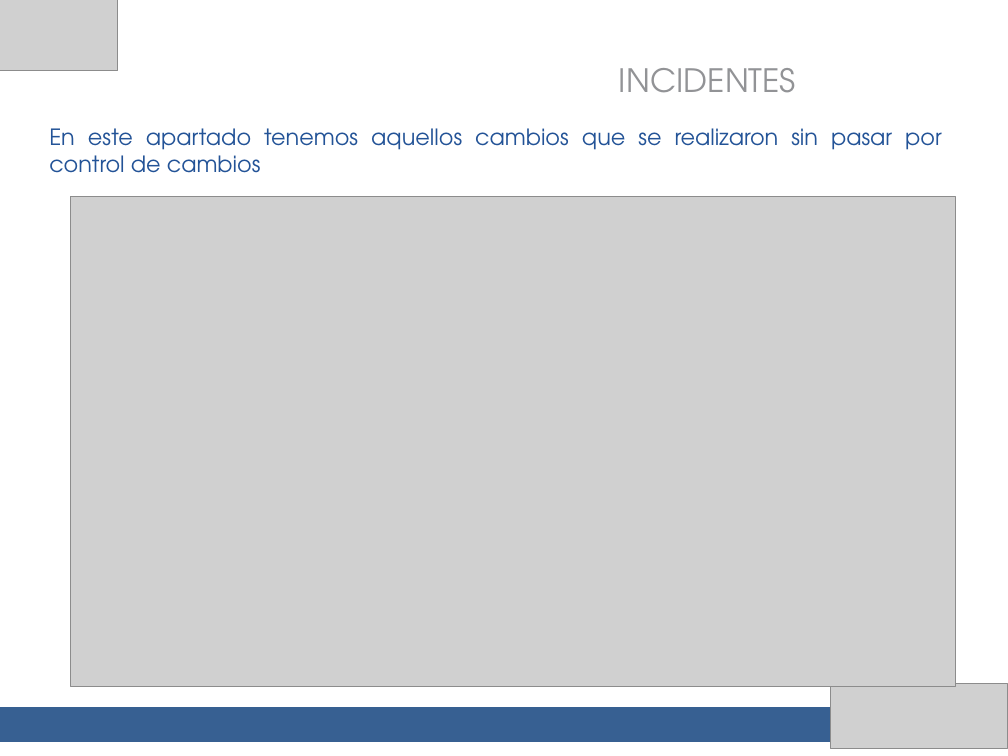
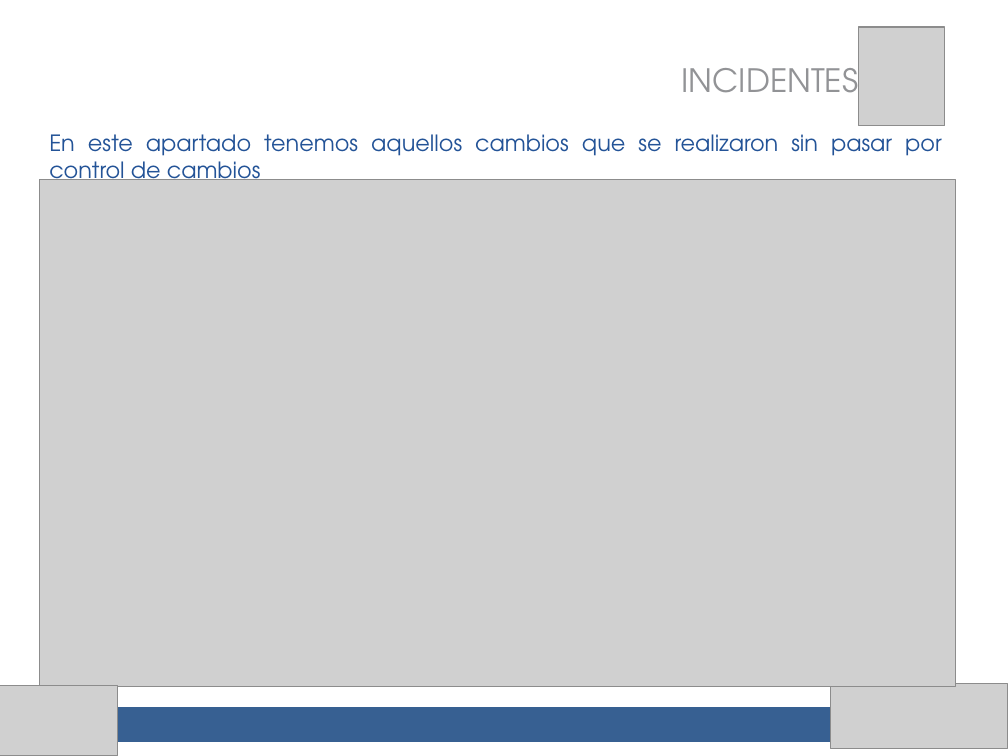
Before and after one commit to migreyes30/clinicaempresarial, a slide deck: slide 12 of presentacion final/Control de cambios.pptx (slide 13 before the commit). Drawn at 1008x756 pixels with LibreOffice and Linux fonts; fonts in the diff are those of the drawing; grey boxes stand for pictures. Boxes give left, top, right and bottom in pixels: in the first picture for what was removed or moved away, otherwise in the second. Text is boxed around its words. In the diff, an @@ line names an element or a change of style, - is before the commit and + after.

```diff
--- a/presentacion final/Control de cambios.pptx
+++ b/presentacion final/Control de cambios.pptx
@@ picture added at (859,27,946,126) @@
@@ text "INCIDENTES": place and size @@
-text "INCIDENTES" at (619,68,796,93)
+text "INCIDENTES" at (681,68,858,93)
@@ text "En este apartado tenemos aquellos ..." rewrapped from (49,128,942,173) to (49,134,942,189) @@
@@ picture: place and size @@
-picture at (71,197,956,686)
+picture at (39,179,956,686)
@@ picture: place and size @@
-picture at (0,0,118,71)
+picture at (0,685,118,756)
```
Also in this commit, not shown: 19 other slides changed, 7 slides added, 7 slides removed, 1 other file.
